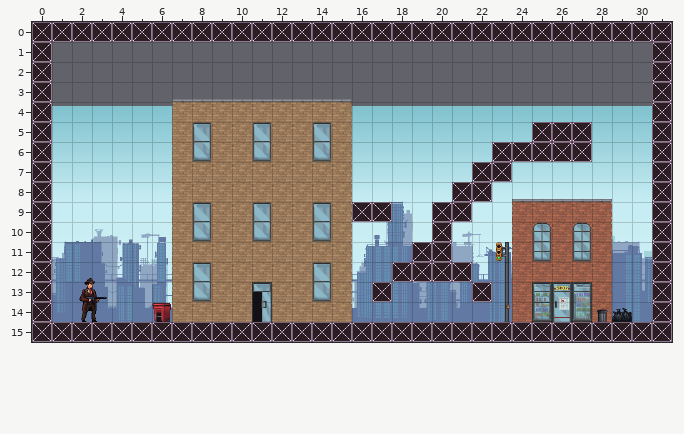
An edit to a level. Tiled map, assets/side.tmx. The picture above is the old version.
Cells are 32x32 px. Shown: x 0..31, y 0..15.
The result:
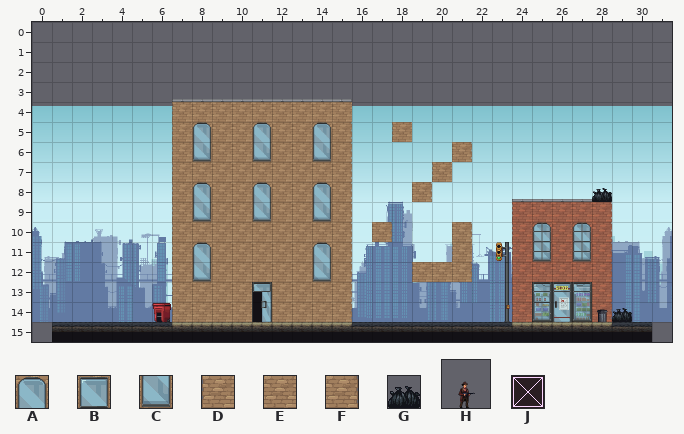
Key: from "Buildings": A 54, B 55, C 77, D 81, E 82, F 83; from "Decoration": G 2; from "Idle": H 0; from "Sprite_Collision": J 0.
_ is an empty cell, # one hidden under a higher layer.
The exact change:
Layer "Layer_2_Buildings":
y 4: x 15 F -> E
y 5: x 8 B -> A; x 11 B -> A; x 14 B -> A; x 18 _ -> D; x 25..27 ### -> ___
y 6: x 21 _ -> F; x 23..27 ##### -> _____
y 7: x 20 _ -> D; x 22..23 ## -> __
y 8: x 8 E -> A; x 11 E -> A; x 14 E -> A; x 19 _ -> F; x 21..22 ## -> __
y 9: x 8 B -> C; x 11 B -> C; x 14 B -> C; x 16..17 ## -> __; x 20..21 ## -> __
y 10: x 8 C -> E; x 11 C -> E; x 14 C -> E; x 17 _ -> F; x 20..21 #_ -> _F
y 11: x 8 E -> A; x 14 E -> A; x 19..21 ##_ -> __D
y 12: x 8 B -> C; x 14 B -> C; x 18..21 #### -> _DEF
y 13: x 8 C -> E; x 14 C -> E; x 17 # -> _; x 22 # -> _
Layer "Layer_3_Decos":
y 8: x 28 _ -> G
Layer "Layer_4_Collision" (now hidden):
y 0: x 0..31 JJJJJJJJJJJJJJJJJJJJJJJJJJJJJJJJ -> ________________________________
y 1..4: x 0 J -> _; x 31 J -> _
y 5: x 0 J -> _; x 25..27 JJJ -> ___; x 31 J -> _
y 6: x 0 J -> _; x 23..27 JJJJJ -> _____; x 31 J -> _
y 7: x 0 J -> _; x 22..23 JJ -> __; x 31 J -> _
y 8: x 0 J -> _; x 21..22 JJ -> __; x 31 J -> _
y 9: x 0 J -> _; x 16..17 JJ -> __; x 20..21 JJ -> __; x 31 J -> _
y 10: x 0 J -> _; x 20 J -> _; x 31 J -> _
y 11: x 0 J -> _; x 19..20 JJ -> __; x 31 J -> _
y 12: x 0 J -> _; x 18..21 JJJJ -> ____; x 31 J -> _
y 13: x 0 J -> _; x 17 J -> _; x 22 J -> _; x 31 J -> _
y 14: x 0 J -> _; x 31 J -> _
y 15: x 0..31 JJJJJJJJJJJJJJJJJJJJJJJJJJJJJJJJ -> ________________________________
Layer "Layer_5_Player" (now hidden):
y 14: x 1 H -> _
Boxes around the changes in both pictures, in picture pixels (x1, y1, x2, y2):
changed: (32, 22, 672, 342)
